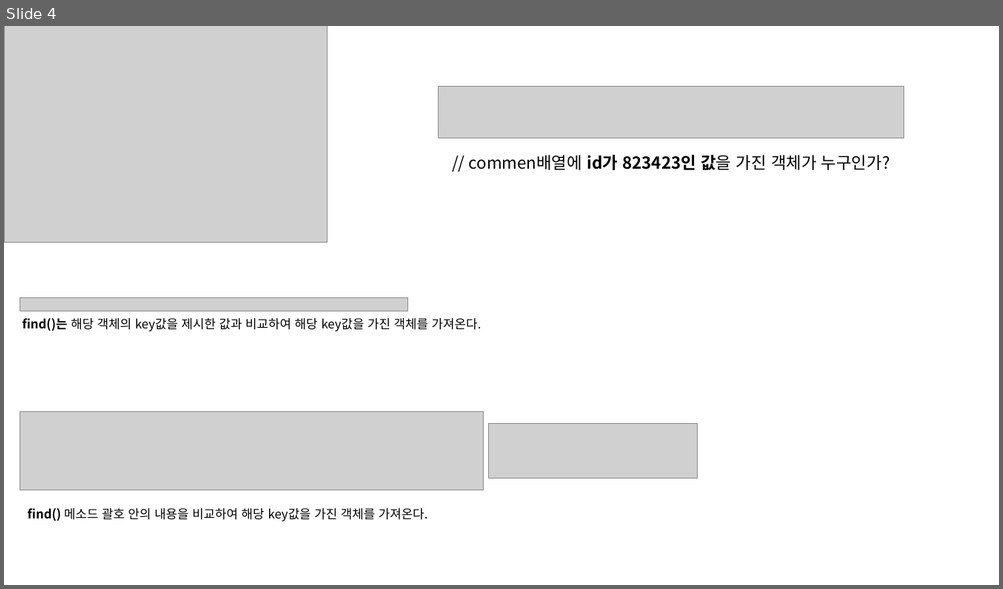
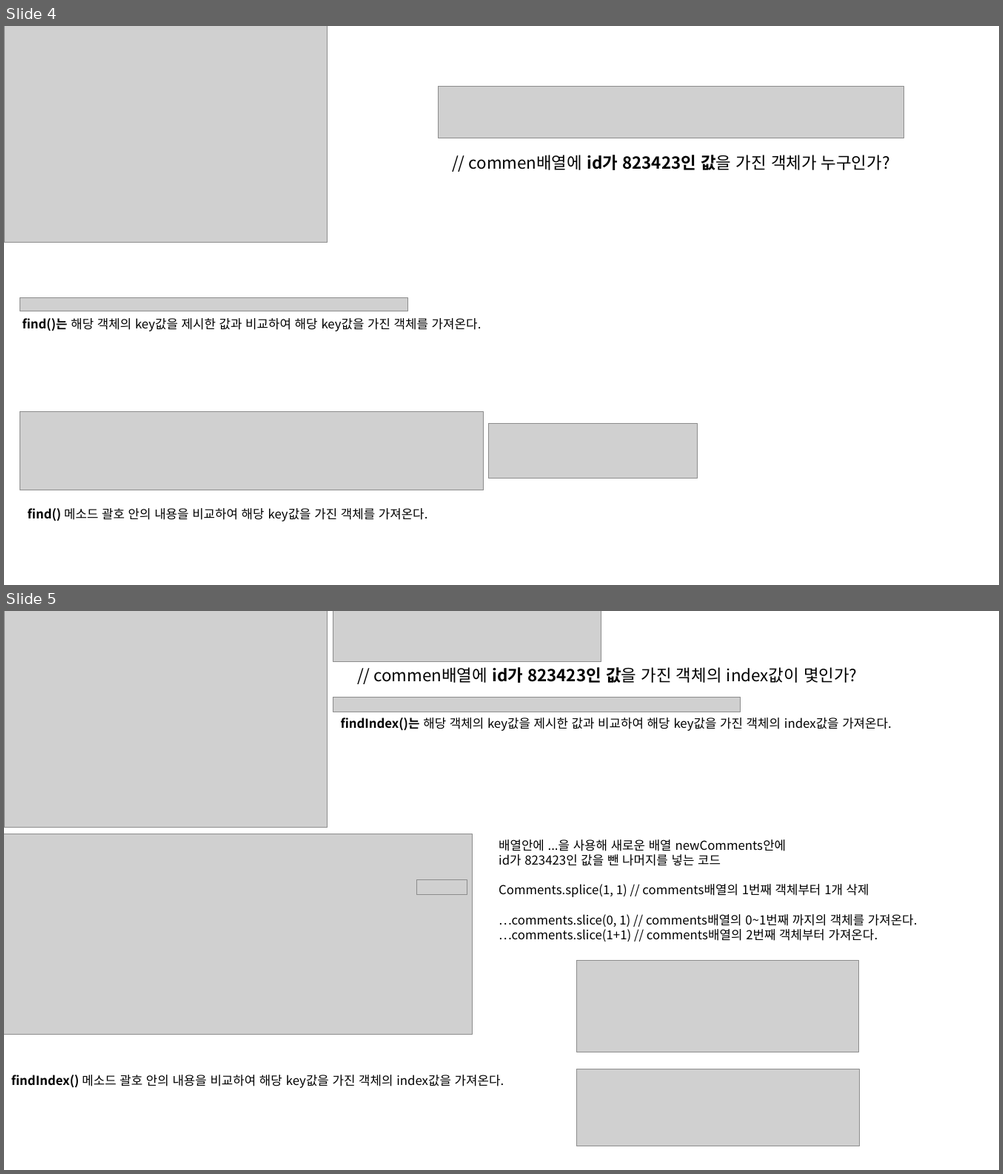
Before and after one commit to Jangyusu/Javascript_Study, a slide deck: JavaScript30-master/07 - Array Cardio Day 2/설명.pptx. Shown one above the other, each under a label of ours: slide 4 before the commit, slides 4 and 5 after it. The pictures are 1003x589 and 1003x1174 pixels, drawn with LibreOffice and Linux fonts; fonts in the diff are those of the drawing; grey boxes stand for pictures. Boxes give left, top, right and bottom in pixels: in the first picture for what was removed or moved away, otherwise in the second. Text is boxed around its words. In the diff, an @@ line names an element or a change of style, - is before the commit and + after.

```diff
--- a/JavaScript30-master/07 - Array Cardio Day 2/설명.pptx
+++ b/JavaScript30-master/07 - Array Cardio Day 2/설명.pptx
@@ slide 5 added at [4,611,999,1170], background #FFFFFF @@
@@ picture added at [4,611,327,828] @@
@@ picture added at [333,611,601,662] @@
@@ text added at [374,667,856,683], 16 pt, text #000000 @@
+// commen배열에 id가 823423인 값을 가진 객체의 index값이 몇인가?
@@ picture added at [333,698,740,712] @@
@@ text added at [341,718,891,731], 12 pt, text #000000 @@
+findIndex()는 해당 객체의 key값을 제시한 값과 비교하여 해당 key값을 가진 객체의 index값을 가져온다.
@@ picture added at [4,834,472,1035] @@
@@ text added at [498,840,917,942], 12 pt, text #000000 @@
+배열안에 ...을 사용해 새로운 배열 newComments안에
+id가 823423인 값을 뺀 나머지를 넣는 코드
+Comments.splice(1, 1) // comments배열의 1번째 객체부터 1개 삭제
+…comments.slice(0, 1) // comments배열의 0~1번째 까지의 객체를 가져온다.
+…comments.slice(1+1) // comments배열의 2번째 객체부터 가져온다.
@@ picture added at [417,880,467,895] @@
@@ picture added at [576,961,858,1053] @@
@@ text added at [11,1075,504,1088], 12 pt, text #000000 @@
+findIndex() 메소드 괄호 안의 내용을 비교하여 해당 key값을 가진 객체의 index값을 가져온다.
@@ picture added at [576,1070,859,1147] @@
```
Also in this commit, not shown: 1 other file.
